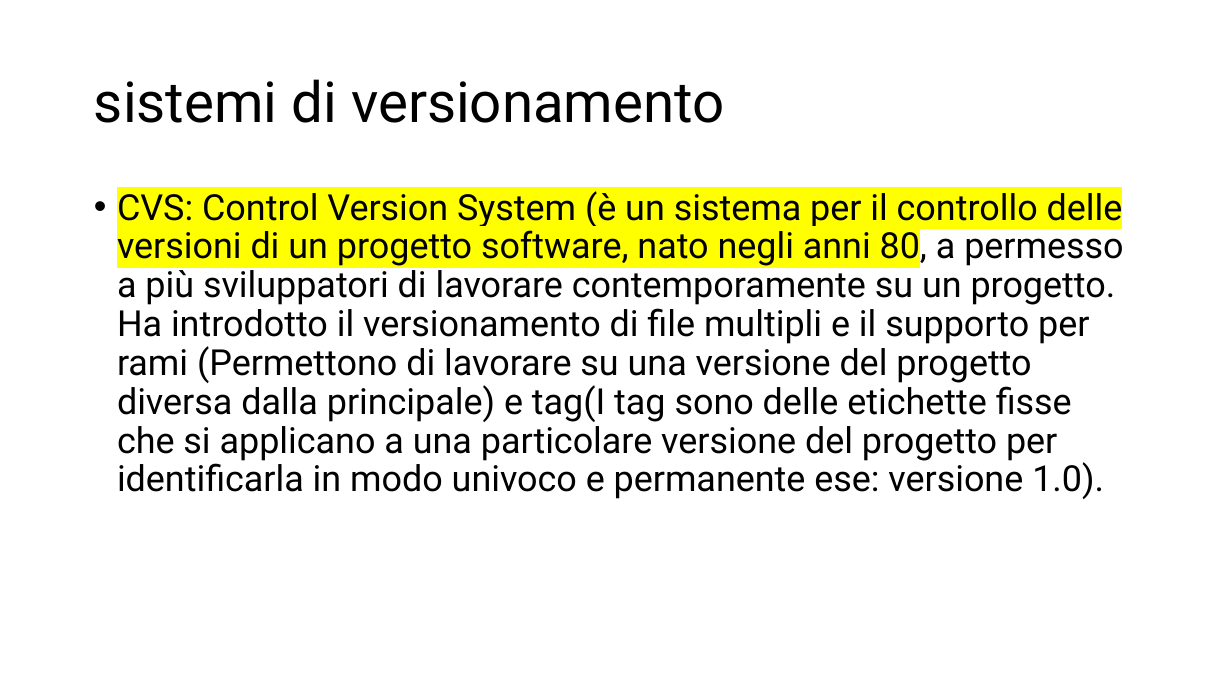
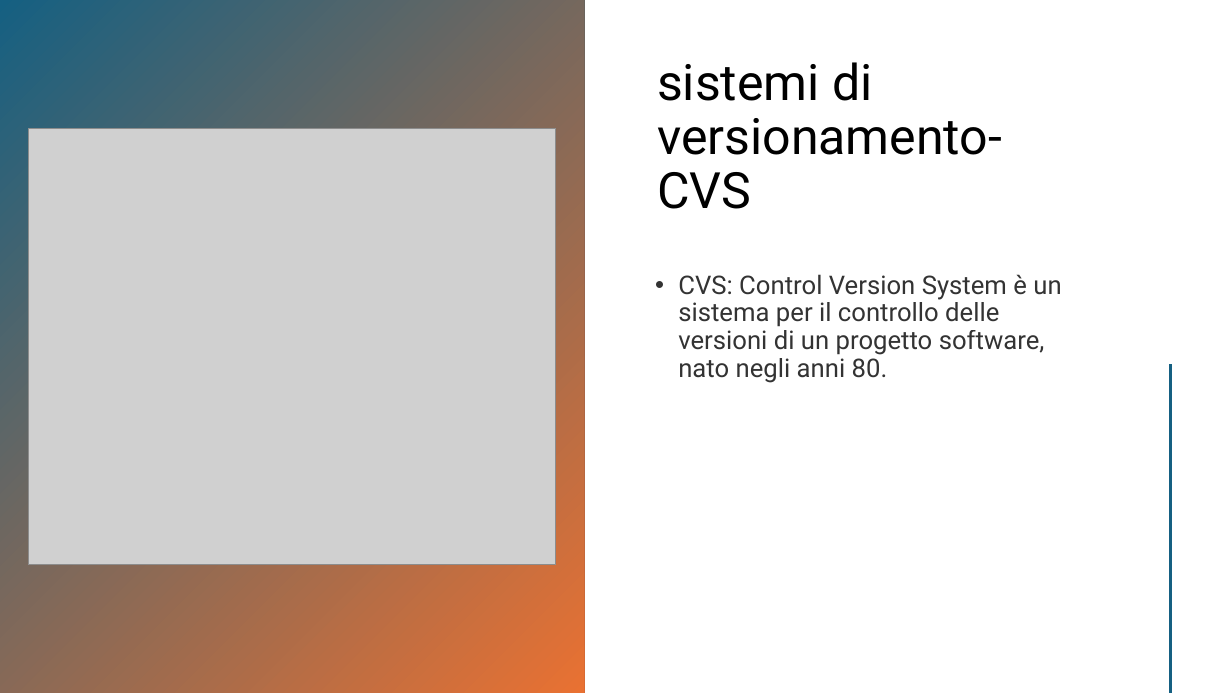
Before and after one commit to EliottJacobe08/Lab-Programmazione-1, a slide deck: slide 3 of GitHub e Version Control.pptx. Drawn at 1232x693 pixels with LibreOffice and Linux fonts; fonts in the diff are those of the drawing; grey boxes stand for pictures. Boxes give left, top, right and bottom in pixels: in the first picture for what was removed or moved away, otherwise in the second. Text is boxed around its words. In the diff, an @@ line names an element or a change of style, - is before the commit and + after.

```diff
--- a/GitHub e Version Control.pptx
+++ b/GitHub e Version Control.pptx
@@ rectangle added at (0,0,584,693), fill gradient #156082 to #E97132 @@
@@ title "sistemi di versionamento-CVS" at (657,62,1002,209): vertical alignment middle to bottom @@
@@ title at (657,62,1002,209): text changed; size 44 to 39 pt @@
-sistemi di versionamento
+sistemi di versionamento-CVS
@@ picture added at (29,128,556,566) @@
@@ text at (678,274,1061,383): text changed; size 28 to 20 pt; text colour #000000 to #000000 at 80% opacity @@
-• CVS: Control Version System (è un sistema per il controllo delle versioni di un progetto software, nato negli anni 80, a permesso a più sviluppatori di lavorare contemporamente su un progetto.
-  Ha introdotto il versionamento di file multipli e il supporto per rami (Permettono di lavorare su una versione del progetto diversa dalla principale) e tag(I tag sono delle etichette fisse che si applicano a una particolare versione del progetto per identificarla in modo univoco e permanente ese: versione 1.0).
+• CVS: Control Version System è un sistema per il controllo delle versioni di un progetto software, nato negli anni 80.
@@ line added from (1171, 365) to (1171, 692), #E97132 2 pt @@
```
Also in this commit, not shown: 2 other slides changed, 4 slides added.
